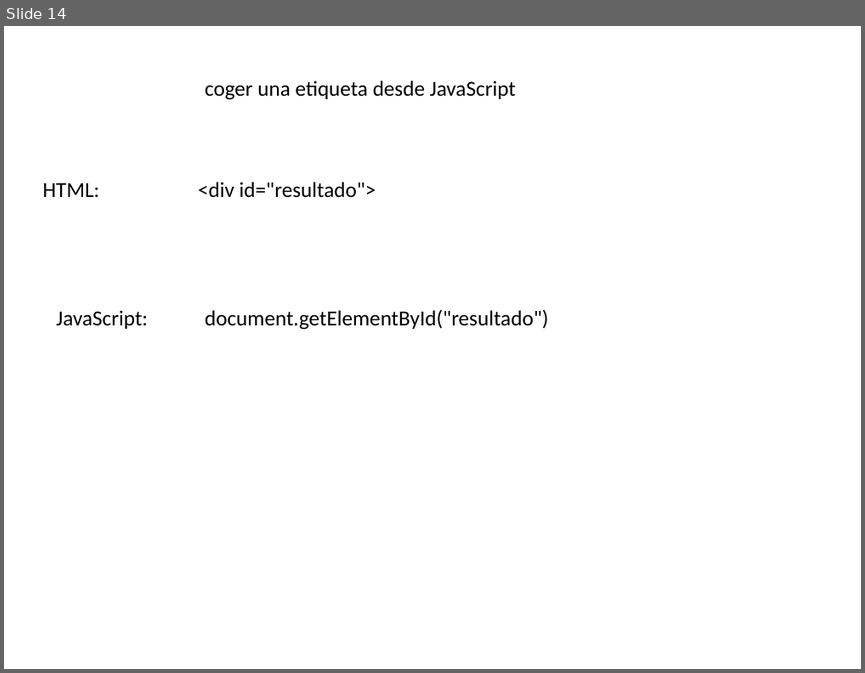
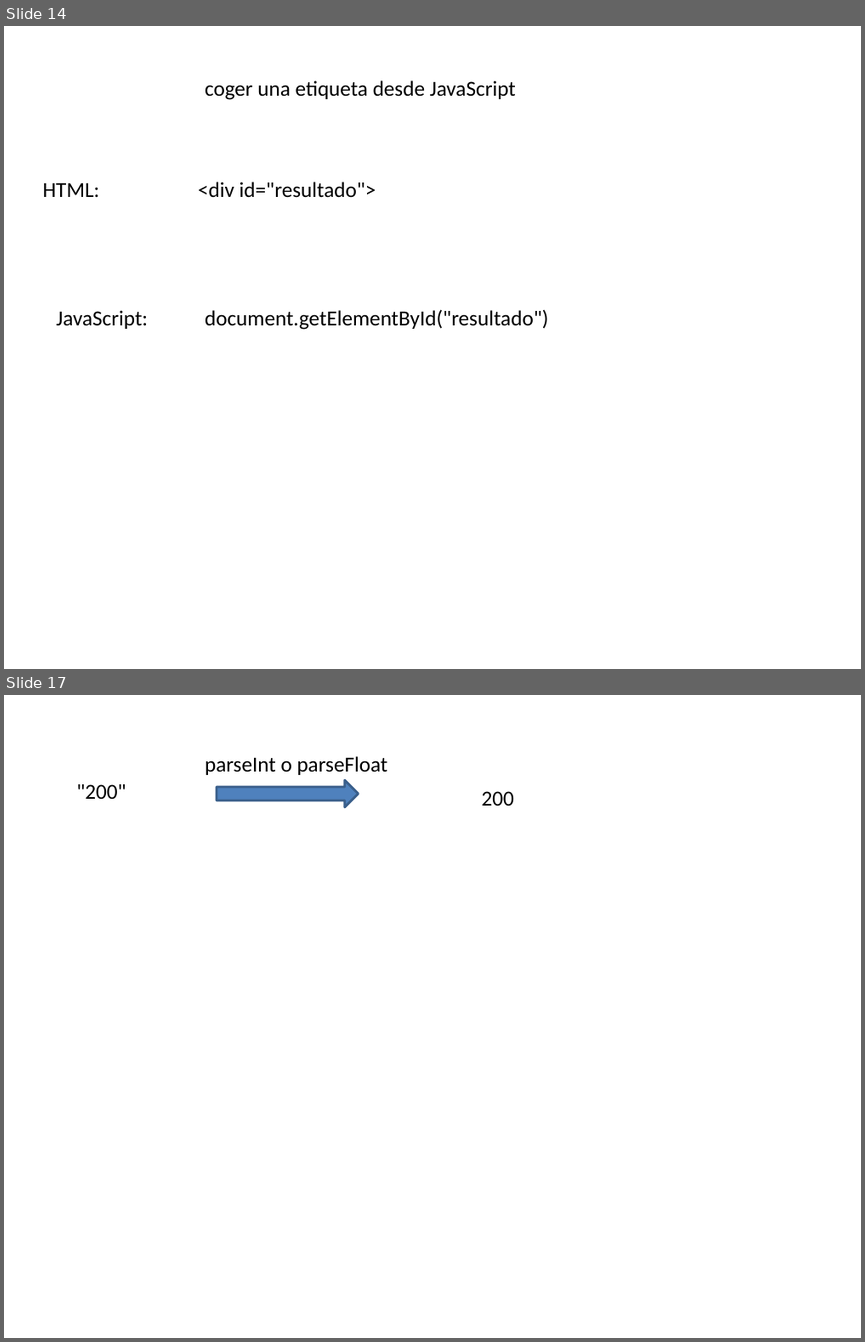
Before and after one commit to amartinsierra/javascript2025, a slide deck: pizarra.pptx. Shown one above the other, each under a label of ours: slide 14 before the commit, slides 14 and 17 after it; the slides between them are not shown. The pictures are 865x673 and 865x1342 pixels, drawn with LibreOffice and Linux fonts; fonts in the diff are those of the drawing. Boxes give left, top, right and bottom in pixels: in the first picture for what was removed or moved away, otherwise in the second. Text is boxed around its words. In the diff, an @@ line names an element or a change of style, - is before the commit and + after.

```diff
--- a/pizarra.pptx
+++ b/pizarra.pptx
@@ slide 17 added at [4,695,861,1338], background #FFFFFF @@
@@ text added at [205,756,388,775], 18 pt, text #000000 @@
+parseInt o parseFloat
@@ text added at [76,784,126,799], 18 pt, text #000000 @@
+"200"
@@ right arrow added at [216,780,358,806], fill #4F81BD, outline #3A5F8C 2 pt @@
@@ text added at [482,791,514,805], 18 pt, text #000000 @@
+200
```
Also in this commit, not shown: 8 other slides added.
